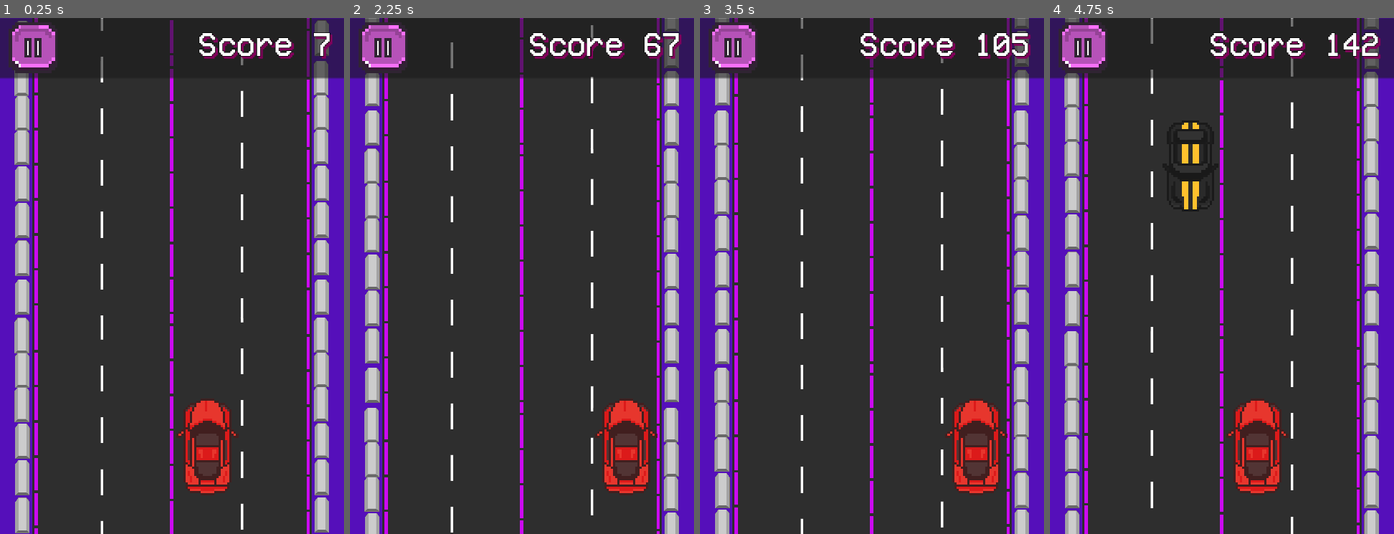
Above: before the commit, frames 1-4 (left to right).
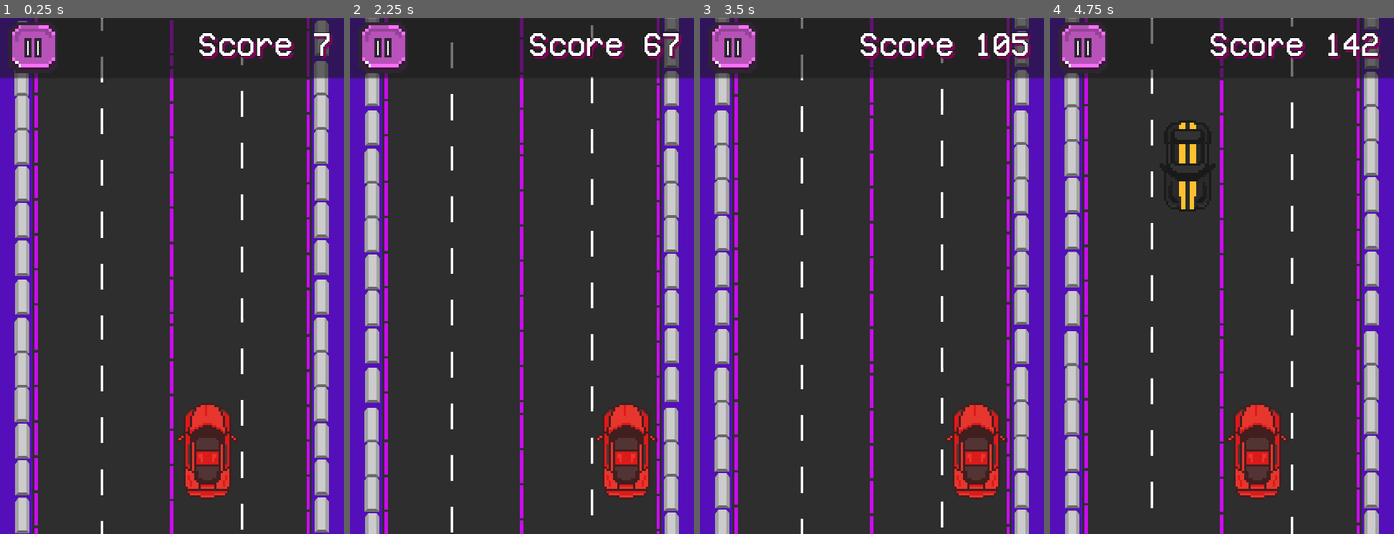
Above: after the commit, the same moments.

Repository: Maxsonin/Race-Game-for-Hackathon
Game: Godot game, scene res://scene/main/main.tscn
The game is run twice, just before and just after one commit, with the same random seed, the same clock (stepped at 60 frames per second) and the same inputs. This scene is started directly instead of the project's main scene.
Inputs:
- Up to frame 1 (0.25 s): no input
- Up to frame 2 (2.25 s): hold D (MoveRight) 0.53-1.28 s; hold A (MoveLeft) 1.28-2.03 s; hold D (MoveRight) from 2.03 s (still down)
- Up to frame 3 (3.5 s): keep holding D (MoveRight)
- Up to frame 4 (4.75 s): release D (MoveRight) at 3.53 s; hold A (MoveLeft) from 3.53 s (still down)

The runs differ from the first frame. In frame 1, 0.9% of the frame differs, in the area x 51-69%, y 74-93%; in frame 2, 0.9%; in frame 3, 0.9%; in frame 4, 1.3%, in the area x 35-69%, y 20-93%.

Commit message:
сar.x equal

Diff:
--- a/obstacles/car_obstacle.tscn
+++ b/obstacles/car_obstacle.tscn
@@ -10,6 +10,7 @@
 [node name="CarObstacle" instance=ExtResource("1_djyy2")]
 
 [node name="Sprite2D" parent="." index="0"]
+position = Vector2(-0.23, 0)
 rotation = 3.14159
 scale = Vector2(0.501577, 0.501577)
 texture = ExtResource("2_p8c6r")
--- a/obstacles/obstacles_generator.gd
+++ b/obstacles/obstacles_generator.gd
@@ -5,7 +5,7 @@
 
 var screen_width = ProjectSettings.get_setting("display/window/size/viewport_width")
 var margine = 8
-var spawn_points = [35, 65, 95, 125]
+var spawn_points = [32, 64, 96, 128]
 var prev_picked_by_random = 0
 var boo = 0
 
--- a/player_car/car.tscn
+++ b/player_car/car.tscn
@@ -31,7 +31,7 @@
 script = ExtResource("2_sd4jm")
 
 [node name="Sprite2D" type="Sprite2D" parent="CarHitbox"]
-position = Vector2(1, -2)
+position = Vector2(1, 0)
 scale = Vector2(0.513228, 0.513228)
 texture = ExtResource("3_a237h")
 script = SubResource("GDScript_qps1k")
